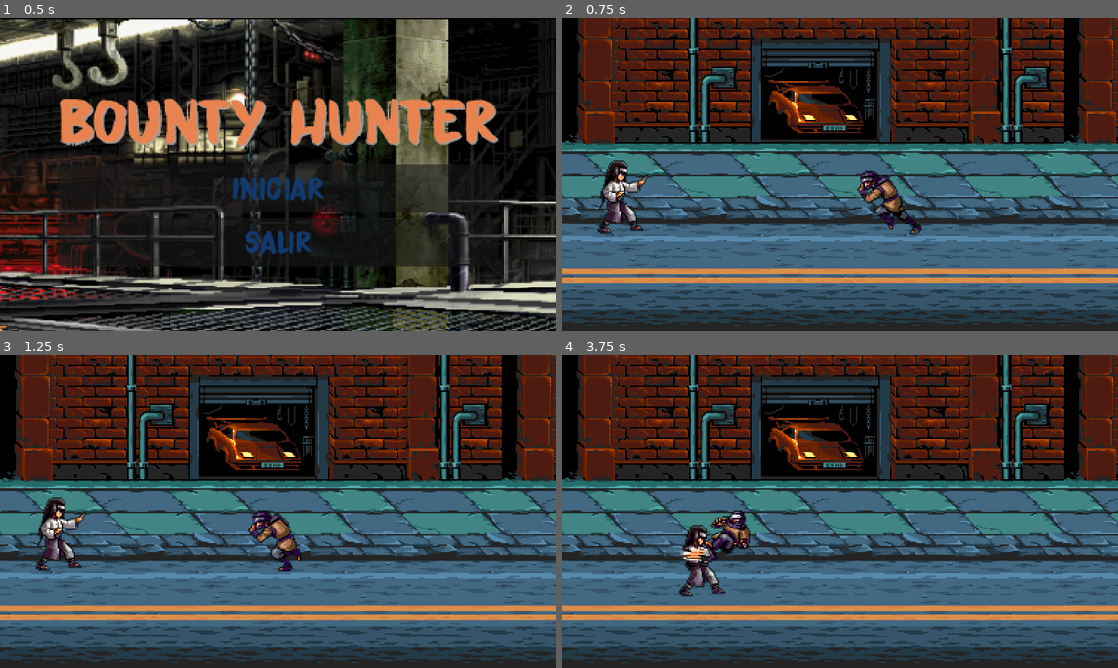
Above: before the commit, frames 1-4 (two rows, left to right).
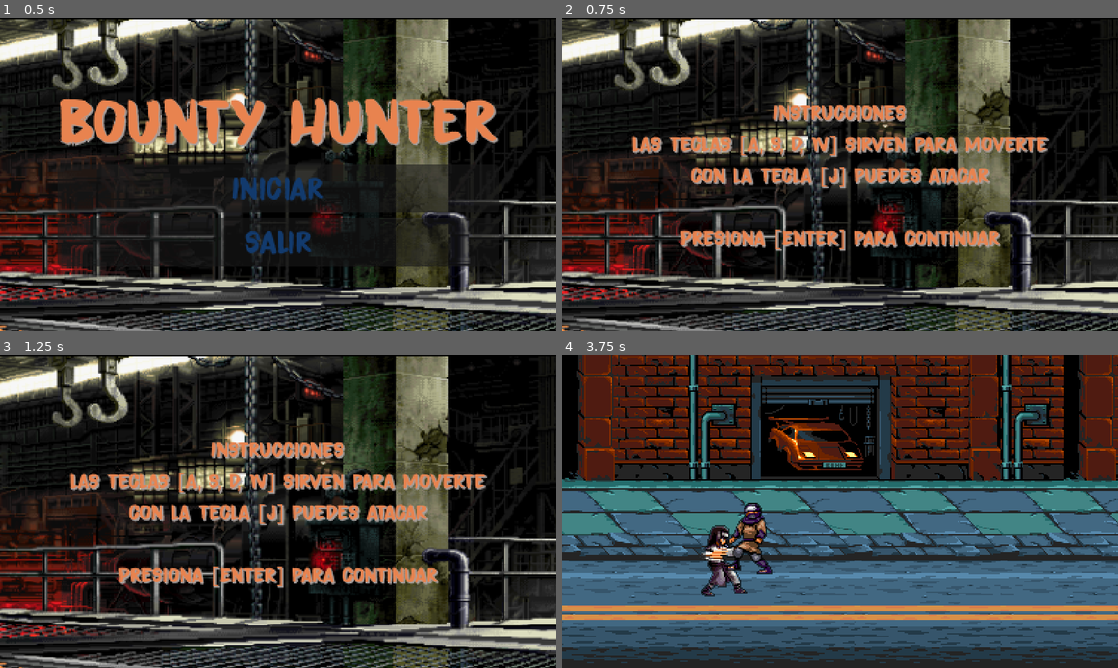
Above: after the commit, the same moments.

Repository: eandres8/bounty-hunter
Game: Godot game, scene res://scenes/Menu/Menu.tscn
Same seed, same stepped clock (60 frames per second), same inputs: the game is played once before the commit and once after it.
Inputs:
- Up to frame 1 (0.5 s): no input
- Up to frame 2 (0.75 s): click "Iniciar" at 0.5 s
- Up to frame 3 (1.25 s): no input
- Up to frame 4 (3.75 s): tap Enter (ui_accept) at 1.25, 1.35, 1.52, 1.82, 2.27, 2.3, 2.57, 2.85 s; hold D (move_right) 1.28-2.03 s; hold S (move_down) 2.03-2.78 s; tap J (attack_soft) at 2.1, 3.6 s; hold D (move_right) 2.78-3.53 s; hold W (move_up) from 3.53 s (still down)

Frame 1 is identical in both runs. In frame 2, 88% of the frame differs, in the area x 0-100%, y 0-100%; in frame 3, 88%; in frame 4, 2.9%.

Commit message:
feat: set instructions page after menu

Diff:
--- /dev/null
+++ b/assets/CustomText.tres
@@ -0,0 +1,11 @@
+[gd_resource type="Theme" load_steps=2 format=3 uid="uid://dhhshvs5q4cma"]
+
+[ext_resource type="FontFile" uid="uid://bv7grx20poa7u" path="res://assets/fonts/endgame/Endgame DEMO.otf" id="1_0nevw"]
+
+[resource]
+default_font = ExtResource("1_0nevw")
+Button/colors/font_color = Color(0.0705882, 0.227451, 0.427451, 1)
+Button/font_sizes/font_size = 12
+Button/fonts/font = ExtResource("1_0nevw")
+Label/colors/font_color = Color(0.909804, 0.513726, 0.309804, 1)
+Label/colors/font_shadow_color = Color(0.658824, 0.627451, 0.619608, 1)
--- /dev/null
+++ b/scenes/Instructions/instructions.gd
@@ -0,0 +1,5 @@
+extends Control
+
+func _process(_delta):
+	if Input.is_action_just_pressed("ui_accept"):
+		get_tree().change_scene_to_file("res://scenes/Level/Level.tscn");
--- a/scenes/Instructions/instructions.tscn
+++ b/scenes/Instructions/instructions.tscn
@@ -1,7 +1,60 @@
-[gd_scene format=3 uid="uid://cirn5wfsxlbia"]
+[gd_scene load_steps=4 format=3 uid="uid://cirn5wfsxlbia"]
+
+[ext_resource type="Theme" uid="uid://dhhshvs5q4cma" path="res://assets/CustomText.tres" id="1_hynyn"]
+[ext_resource type="Texture2D" uid="uid://qya8ypafl6le" path="res://assets/background.png" id="1_ugkab"]
+[ext_resource type="Script" path="res://scenes/Instructions/instructions.gd" id="2_0evrq"]
 
 [node name="Instructions" type="Control"]
 layout_mode = 3
-anchors_preset = 0
-offset_right = 40.0
-offset_bottom = 40.0
+anchors_preset = 15
+anchor_right = 1.0
+anchor_bottom = 1.0
+grow_horizontal = 2
+grow_vertical = 2
+theme = ExtResource("1_hynyn")
+script = ExtResource("2_0evrq")
+
+[node name="Background" type="TextureRect" parent="."]
+layout_mode = 1
+anchors_preset = 15
+anchor_right = 1.0
+anchor_bottom = 1.0
+grow_horizontal = 2
+grow_vertical = 2
+texture = ExtResource("1_ugkab")
+
+[node name="MarginContainer" type="MarginContainer" parent="."]
+layout_mode = 1
+anchors_preset = 15
+anchor_right = 1.0
+anchor_bottom = 1.0
+grow_horizontal = 2
+grow_vertical = 2
+
+[node name="Main" type="VBoxContainer" parent="MarginContainer"]
+layout_mode = 2
+alignment = 1
+
+[node name="Title" type="Label" parent="MarginContainer/Main"]
+layout_mode = 2
+text = "Instrucciones"
+horizontal_alignment = 1
+
+[node name="TextMovement" type="Label" parent="MarginContainer/Main"]
+layout_mode = 2
+text = "las teclas [a, s, d, w] sirven para moverte"
+horizontal_alignment = 1
+
+[node name="TextAttack" type="Label" parent="MarginContainer/Main"]
+layout_mode = 2
+text = "con la tecla [j] puedes atacar"
+horizontal_alignment = 1
+
+[node name="Space" type="Label" parent="MarginContainer/Main"]
+layout_mode = 2
+
+[node name="Next" type="Label" parent="MarginContainer/Main"]
+layout_mode = 2
+size_flags_horizontal = 4
+size_flags_vertical = 8
+text = "Presiona [Enter] para continuar"
--- a/scenes/Menu/Menu.gd
+++ b/scenes/Menu/Menu.gd
@@ -5,4 +5,4 @@
 
 
 func _on_start_pressed():
-	get_tree().change_scene_to_file("res://scenes/Level/Level.tscn");
+	get_tree().change_scene_to_file("res://scenes/Instructions/instructions.tscn");
--- a/scenes/Menu/Menu.tscn
+++ b/scenes/Menu/Menu.tscn
@@ -1,16 +1,8 @@
-[gd_scene load_steps=5 format=3 uid="uid://b61nt8au53glr"]
+[gd_scene load_steps=4 format=3 uid="uid://b61nt8au53glr"]
 
 [ext_resource type="Texture2D" uid="uid://qya8ypafl6le" path="res://assets/background.png" id="1_0yrye"]
-[ext_resource type="FontFile" uid="uid://bv7grx20poa7u" path="res://assets/fonts/endgame/Endgame DEMO.otf" id="1_dpqv6"]
+[ext_resource type="Theme" uid="uid://dhhshvs5q4cma" path="res://assets/CustomText.tres" id="1_1n2h0"]
 [ext_resource type="Script" path="res://scenes/Menu/Menu.gd" id="2_hgmp8"]
-
-[sub_resource type="Theme" id="Theme_mvhjm"]
-default_font = ExtResource("1_dpqv6")
-Button/colors/font_color = Color(0.0705882, 0.227451, 0.427451, 1)
-Button/font_sizes/font_size = 12
-Button/fonts/font = ExtResource("1_dpqv6")
-Label/colors/font_color = Color(0.909804, 0.513726, 0.309804, 1)
-Label/colors/font_shadow_color = Color(0.658824, 0.627451, 0.619608, 1)
 
 [node name="Menu" type="Control"]
 layout_mode = 3
@@ -19,7 +11,7 @@
 anchor_bottom = 1.0
 grow_horizontal = 2
 grow_vertical = 2
-theme = SubResource("Theme_mvhjm")
+theme = ExtResource("1_1n2h0")
 script = ExtResource("2_hgmp8")
 
 [node name="Background" type="TextureRect" parent="."]
